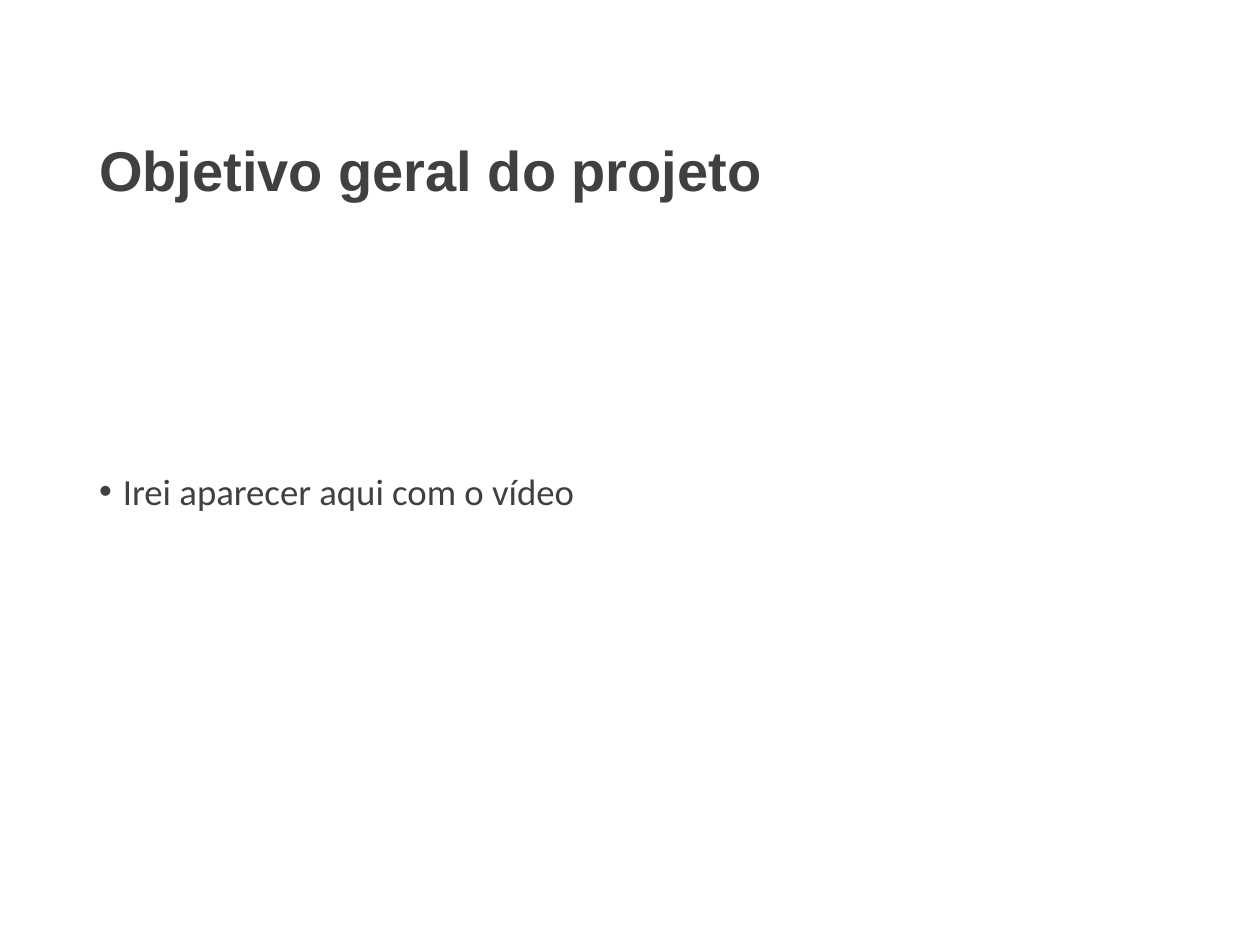
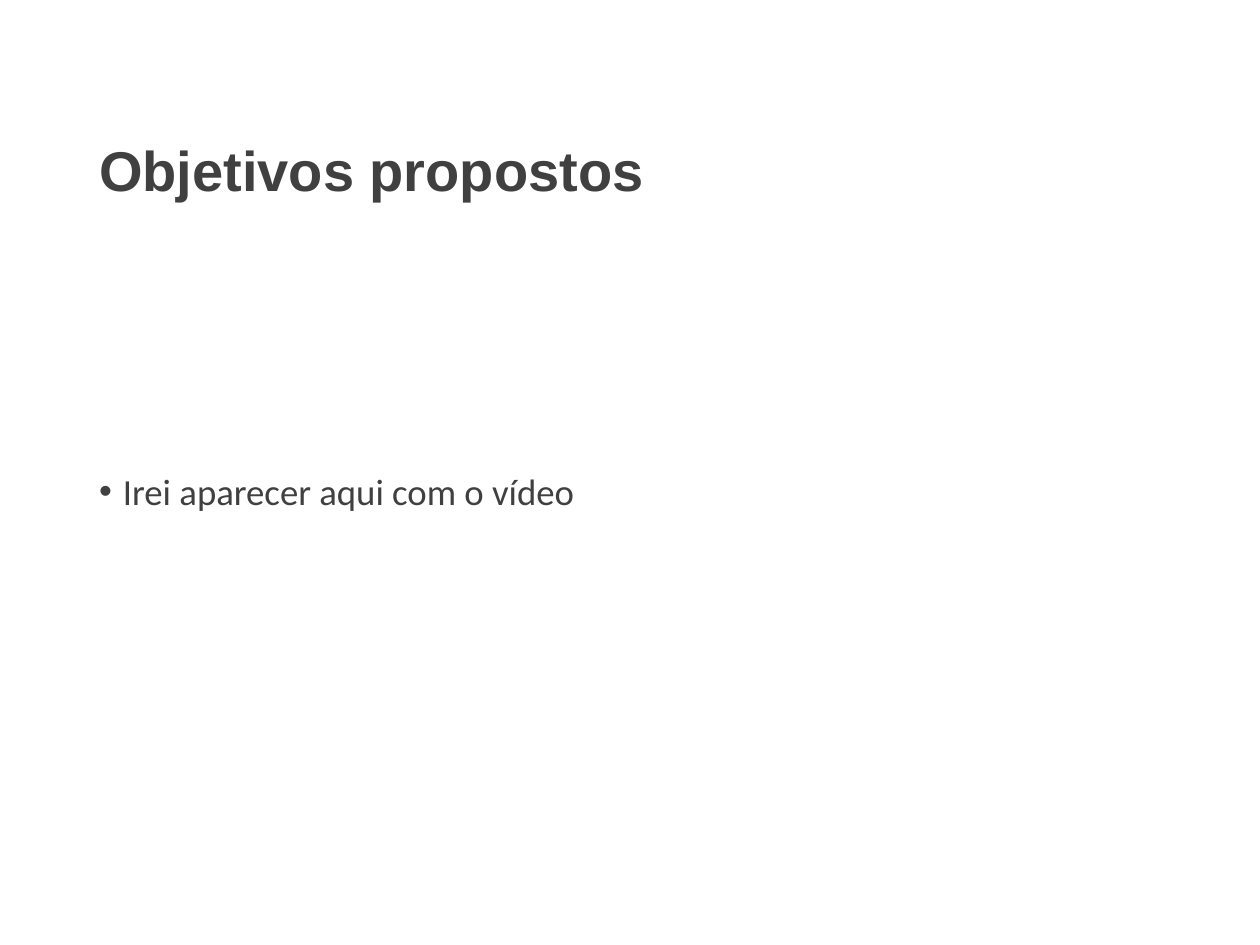
Before and after one commit to ygonb/PIBEX, a slide deck: slide 3 of Vídeo e Relatório Parcial/SLIDE APRESENTAÇÃO PARCIAL.pptx. Drawn at 1260x945 pixels with LibreOffice and Linux fonts; fonts in the diff are those of the drawing; background and template pictures are left out. Boxes give left, top, right and bottom in pixels: in the first picture for what was removed or moved away, otherwise in the second. Text is boxed around its words. In the diff, an @@ line names an element or a change of style, - is before the commit and + after.

```diff
--- a/Vídeo e Relatório Parcial/SLIDE APRESENTAÇÃO PARCIAL.pptx
+++ b/Vídeo e Relatório Parcial/SLIDE APRESENTAÇÃO PARCIAL.pptx
@@ title at [99,150,644,202]: text changed @@
-Objetivo geral do projeto
+Objetivos propostos
```
Also in this commit, not shown: 1 other slide changed.
